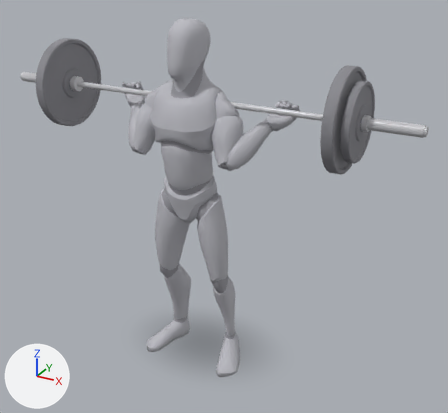
Before and after pictures for a commit that changed the glTF model app/src/main/assets/mannequins/back_squat_low_bar.glb.
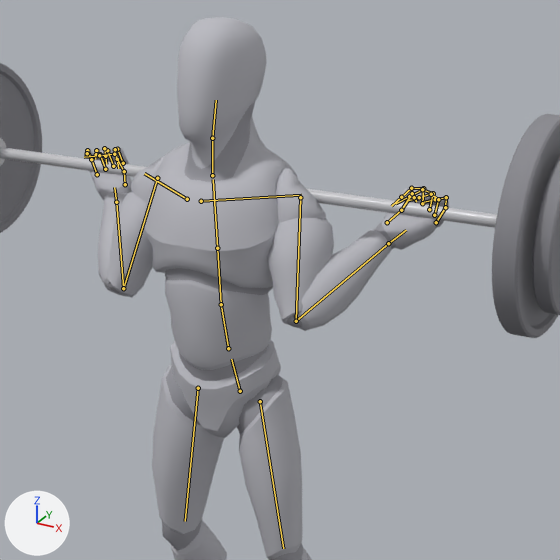
There are two pictures of each version: one whole from a 50 mm camera at (1.52, -2.54, 2.15) aimed at (0.1, 0.04, 0.86), one close up on the part from 18% to 79% of the width and 2% to 68% of the height. Every picture has the same lights, and +X, +Y and +Z are marked at lower left. The first two pictures are the older version. Both versions are drawn at frame 0 of the action 'lowering'; the numbers are the values there. The bones that change, and the others that lie on the model, are drawn over the model as lines in the close-ups.

Names of what the first close-up shows: 'barbell_0', 'barbell_10', 'barbell_11', 'barbell_4', 'body', 'body_1' and 1 more.
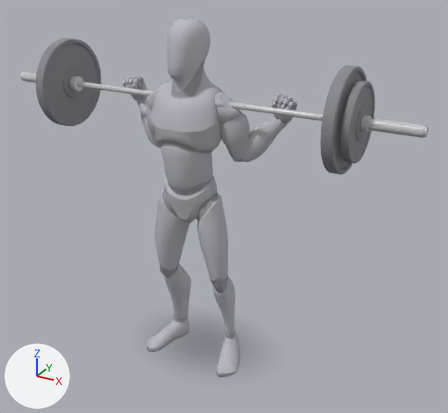
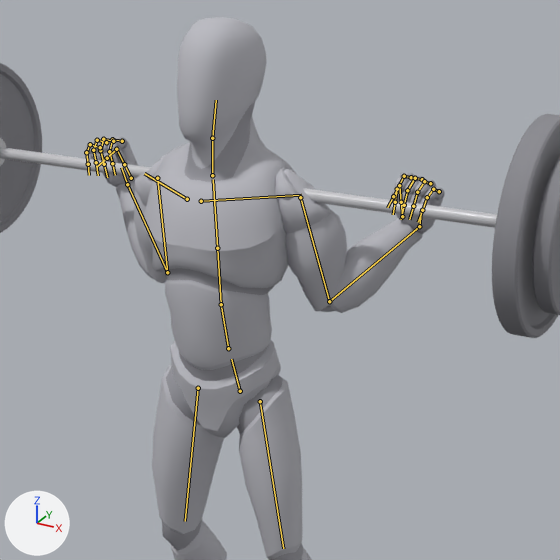
What the commit changed:
Bone 'upperarm_l' (bone_upperarm_l) turns from (-41, -134, -49) to (18, -125, -97) degrees about its own x, y and z.
Bone 'lowerarm_l' (bone_lowerarm_l) turns from (121, 27, -37) to (104, 20, -55) degrees about its own x, y and z.
Bone 'hand_l' (bone_hand_l) turns from (-1, 0, 0) to (19, 27, -39) degrees about its own x, y and z.
Bone 'index_01_l' (bone_index_01_l) turns from (65, 0, 0) to (59, 0, 0) degrees about its own x, y and z.
Bone 'index_02_l' (bone_index_02_l) turns from (70, 0, 0) to (64, 0, 0) degrees about its own x, y and z.
Bone 'pinky_01_l' (bone_pinky_01_l) turns from (34, 0, 0) to (53, 0, 0) degrees about its own x, y and z.
Bone 'pinky_02_l' (bone_pinky_02_l) turns from (36, 0, 0) to (57, 0, 0) degrees about its own x, y and z.
Bone 'pinky_03_l' (bone_pinky_03_l) turns from (79, 0, 0) to (42, 0, 0) degrees about its own x, y and z.
Bone 'thumb_01_l' (bone_thumb_01_l) turns from (19, -1, -31) to (21, -5, -20) degrees about its own x, y and z.
Bone 'thumb_02_l' (bone_thumb_02_l) turns from (24, 18, 47) to (0, 0, 0) degrees about its own x, y and z.
Bone 'thumb_03_l' (bone_thumb_03_l) turns from (44, 17, 80) to (26, -12, 78) degrees about its own x, y and z.
Bone 'upperarm_r' (bone_upperarm_r) turns from (-41, 134, 49) to (18, 125, 97) degrees about its own x, y and z.
Bone 'lowerarm_r' (bone_lowerarm_r) turns from (121, -27, 37) to (104, -20, 55) degrees about its own x, y and z.
Bone 'hand_r' (bone_hand_r) turns from (-1, 0, 0) to (19, -27, 39) degrees about its own x, y and z.
Bone 'index_01_r' (bone_index_01_r) turns from (65, 0, 0) to (59, 0, 0) degrees about its own x, y and z.
Bone 'index_02_r' (bone_index_02_r) turns from (70, 0, 0) to (64, 0, 0) degrees about its own x, y and z.
Bone 'pinky_01_r' (bone_pinky_01_r) turns from (34, 0, 0) to (53, 0, 0) degrees about its own x, y and z.
Bone 'pinky_02_r' (bone_pinky_02_r) turns from (36, 0, 0) to (57, 0, 0) degrees about its own x, y and z.
Bone 'pinky_03_r' (bone_pinky_03_r) turns from (79, 0, 0) to (42, 0, 0) degrees about its own x, y and z.
Bone 'thumb_01_r' (bone_thumb_01_r) turns from (19, 1, 31) to (21, 5, 20) degrees about its own x, y and z.
Bone 'thumb_02_r' (bone_thumb_02_r) turns from (24, -18, -47) to (0, 0, 0) degrees about its own x, y and z.
Bone 'thumb_03_r' (bone_thumb_03_r) turns from (44, -17, -80) to (26, 12, -78) degrees about its own x, y and z.

Location of each change, (x1, y1, x2, y2) in pixels of the close-ups (560 x 560 px):
'body', posed: before (85, 17, 449, 560); after (84, 17, 444, 560)
'body_1', posed: before (91, 102, 447, 560); after (85, 102, 445, 560)
bone 'upperarm_l', root to tip: before (300, 197) to (296, 321); after (300, 197) to (329, 301)
bone 'lowerarm_l', root to tip: before (296, 321) to (388, 243); after (329, 301) to (419, 226)
bone 'hand_l', root to tip: before (388, 243) to (406, 230); after (419, 226) to (421, 208)
bone 'index_01_l', root to tip: before (422, 203) to (423, 188); after (411, 177) to (404, 176)
bone 'index_02_l', root to tip: before (423, 188) to (411, 188); after (404, 176) to (397, 189)
bone 'pinky_01_l', root to tip: before (436, 222) to (445, 207); after (439, 191) to (433, 189)
bone 'pinky_02_l', root to tip: before (445, 207) to (446, 197); after (433, 189) to (427, 197)
bone 'pinky_03_l', root to tip: before (446, 197) to (435, 199); after (427, 197) to (422, 210)
bone 'thumb_01_l', root to tip: before (387, 222) to (401, 210); after (402, 216) to (401, 202)
bone 'thumb_02_l', root to tip: before (401, 210) to (412, 193); after (401, 202) to (399, 185)
bone 'thumb_03_l', root to tip: before (412, 193) to (414, 197); after (399, 185) to (393, 196)
bone 'upperarm_r', root to tip: before (157, 178) to (123, 288); after (157, 178) to (167, 272)
bone 'lowerarm_r', root to tip: before (123, 288) to (116, 202); after (167, 272) to (127, 184)
bone 'hand_r', root to tip: before (116, 202) to (114, 187); after (127, 184) to (121, 167)
bone 'index_01_r', root to tip: before (123, 163) to (117, 149); after (122, 141) to (112, 139)
bone 'index_02_r', root to tip: before (117, 149) to (115, 149); after (112, 139) to (109, 151)
bone 'pinky_01_r', root to tip: before (97, 174) to (91, 159); after (100, 147) to (90, 144)
bone 'pinky_02_r', root to tip: before (91, 159) to (87, 150); after (90, 144) to (86, 152)
bone 'pinky_03_r', root to tip: before (87, 150) to (87, 153); after (86, 152) to (88, 164)
bone 'thumb_01_r', root to tip: before (125, 184) to (124, 171); after (131, 178) to (124, 164)
bone 'thumb_02_r', root to tip: before (124, 171) to (114, 154); after (124, 164) to (116, 149)
bone 'thumb_03_r', root to tip: before (114, 154) to (99, 155); after (116, 149) to (107, 158)
